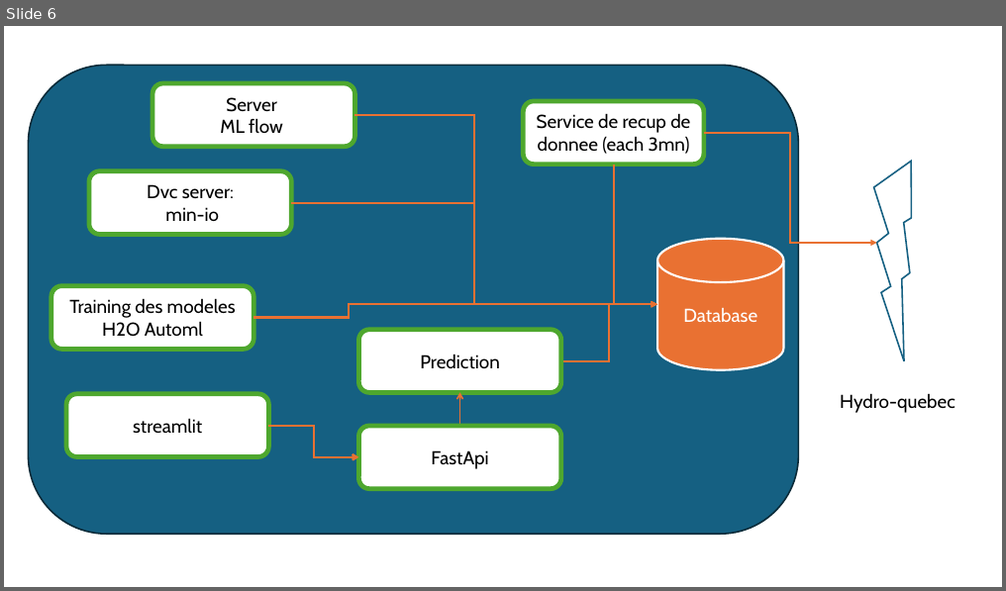
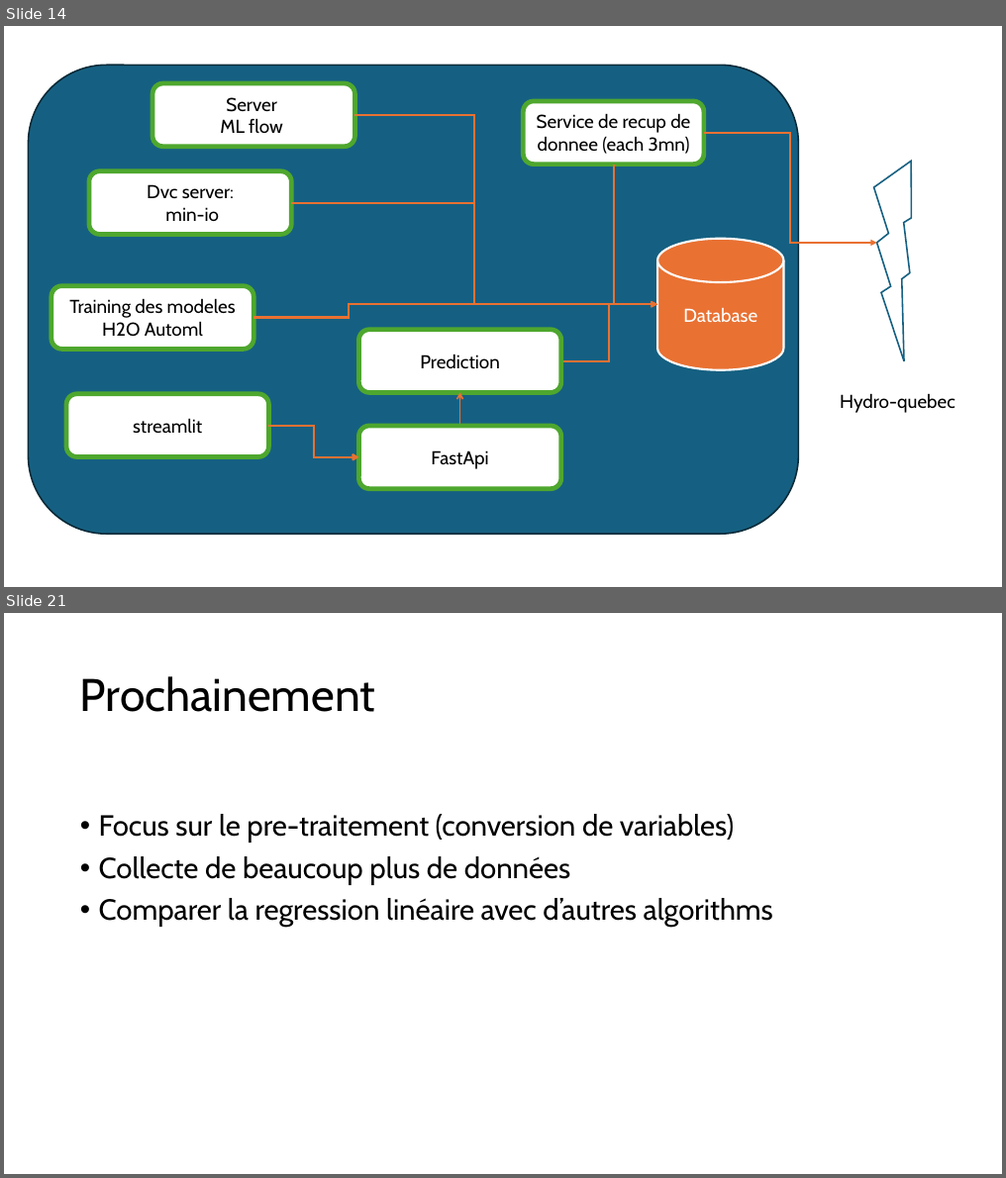
Before and after one commit to seelfidha/hydro-quebec-prediction, a slide deck: prez/architecture.pptx. Shown one above the other, each under a label of ours: slide 6 before the commit, slides 14 and 21 after it; the slides between them are not shown. The pictures are 1006x591 and 1006x1178 pixels, drawn with LibreOffice and Linux fonts; fonts in the diff are those of the drawing. Boxes give left, top, right and bottom in pixels: in the first picture for what was removed or moved away, otherwise in the second. Text is boxed around its words. In the diff, an @@ line names an element or a change of style, - is before the commit and + after.

Commit message:
fix sql queries, used variables, log and presentation

```diff
--- a/prez/architecture.pptx
+++ b/prez/architecture.pptx
@@ slide 21 added at <box>4,613,1002,1174</box>, background #FFFFFF @@
@@ title added at <box>80,676,375,712</box>, 44 pt, text #000000 @@
+Prochainement
@@ text added at <box>99,814,773,927</box>, 28 pt, text #000000 @@
+• Focus sur le pre-traitement (conversion de variables)
+• Collecte de beaucoup plus de données
+• Comparer la regression linéaire avec d’autres algorithms
@@ what was slide 6 is now slide 14 @@
```
Also in this commit, not shown: 2 slides changed, 14 other slides added, 5 other files.
